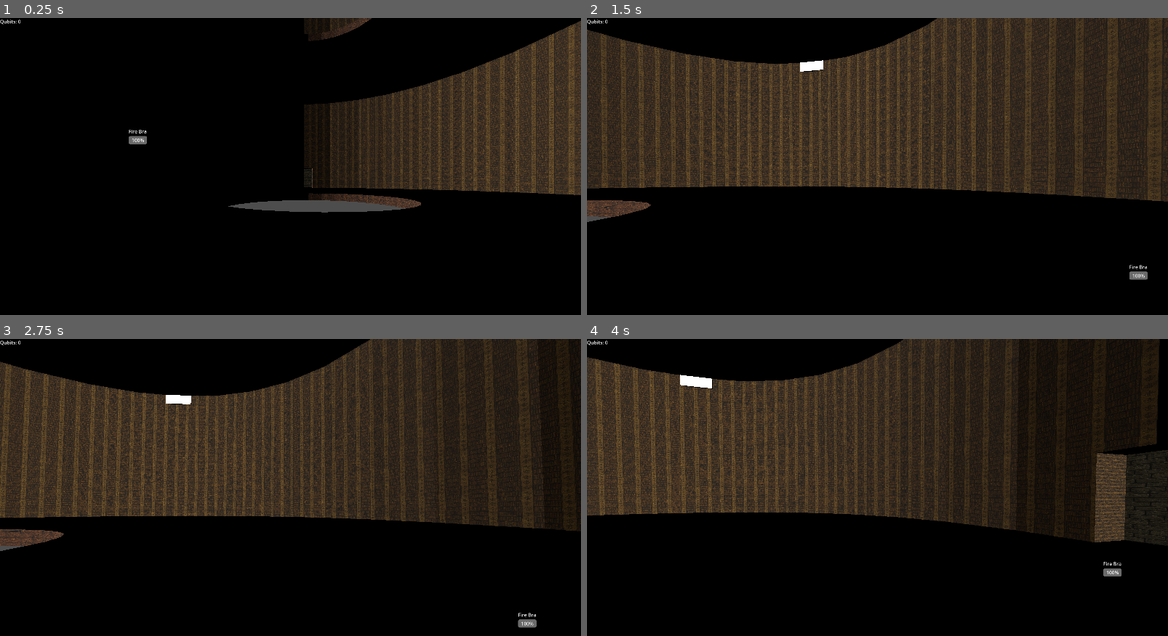
Above: before the commit, frames 1-4 (two rows, left to right).
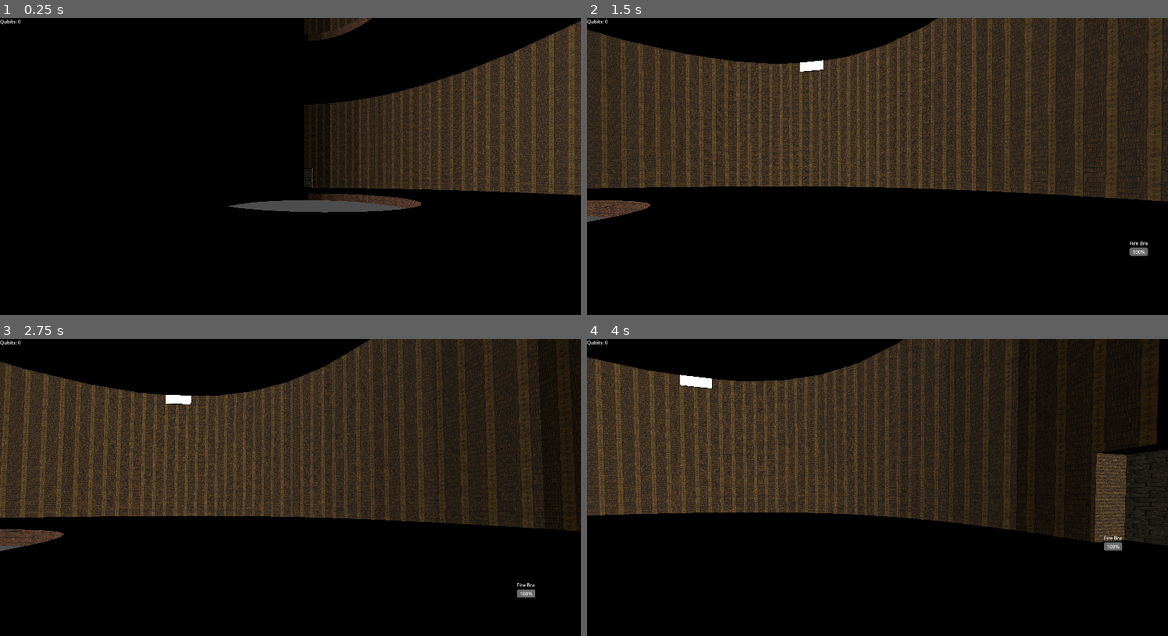
Above: after the commit, the same moments.

Repository: tharpm95/orb_thrower
Game: Godot game, scene res://worlds/level_1.tscn
The game is run twice, just before and just after one commit, with the same random seed, the same clock (stepped at 60 frames per second) and the same inputs.
Inputs (mouse positions are in pixels of both pictures, inside the frame that each line leads up to):
- Up to frame 1 (0.25 s): no input
- Up to frame 2 (1.5 s): move the mouse to (906, 178) at 0.52 s; hold A (A) 0.53-1.28 s; tap D (D) at 0.8, 1.35 s; move the mouse to (848, 181) at 1.27 s
- Up to frame 3 (2.75 s): tap S (S) at 1.55 s; tap Enter at 2 s; move the mouse to (302, 496) at 2.02 s; hold S (S) from 2.03 s (still down); tap A (A) at 2.3 s
- Up to frame 4 (4 s): move the mouse to (871, 508) at 2.77 s; release S (S) at 2.78 s; tap A (A) at 2.85 s; tap D (D) at 3.05 s; tap Space (Space) at 3.5 s; move the mouse to (918, 505) at 3.52 s; hold D (D) from 3.53 s (still down); tap S (S) at 3.8 s

The runs differ from the first frame. In frame 1, 0.1% of the frame differs, in the area x 22-26%, y 37-43%; in frame 2, 0.2%, in the area x 93-97%, y 75-89%; in frame 3, 0.2%; in frame 4, 0.2%.

Commit message:
Labels render based on proximity

Diff:
--- a/scenes/ui/HUD_BeingUI.tscn
+++ b/scenes/ui/HUD_BeingUI.tscn
@@ -9,6 +9,7 @@
 grow_vertical = 2
 
 [node name="VBoxContainer" type="VBoxContainer" parent="."]
+layout_mode = 0
 offset_right = 61.0
 offset_bottom = 54.0
 
--- a/scripts/library_central_hall.gd
+++ b/scripts/library_central_hall.gd
@@ -18,7 +18,7 @@
 
 # Define fixed spawn positions
 var spawn_positions: Array = [
-	Vector3(10, -3, 10),
+	Vector3(10, -4, 10),
 	#Vector3(-10, -3, -10),
 	#Vector3(15, -3, -15),
 	#Vector3(-15, -3, 15),
@@ -73,12 +73,26 @@
 		await get_tree().create_timer(spawn_delay).timeout
 
 # Update UI position every frame
+@onready var character = get_node("/root/Node3D/CharacterBody3D")  # Adjust the path as necessary
+@export var max_display_distance = 15.0  # Maximum distance to display the label
+
 func _process(delta: float) -> void:
 	for pair in cube_ui_pairs:
 		var cube = pair['cube']
 		var ui_instance = pair['ui']
 		if camera and cube and ui_instance:
-			var screen_position = camera.unproject_position(cube.global_position + Vector3(0, 2.5, 0))
+			# Get the character's global position
+			var character_position = character.global_position
 
-			if ui_instance is Control:
-				ui_instance.position = screen_position
+			# Calculate distance between the character and the cube
+			var distance_to_character = character_position.distance_to(cube.global_position)
+
+			# Only update position if within distance
+			if distance_to_character < max_display_distance:
+				var screen_position = camera.unproject_position(cube.global_position + Vector3(0, 2.5, 0))
+				if ui_instance is Control:
+					ui_instance.visible = true
+					ui_instance.position = screen_position
+			else:
+				if ui_instance is Control:
+					ui_instance.visible = false
